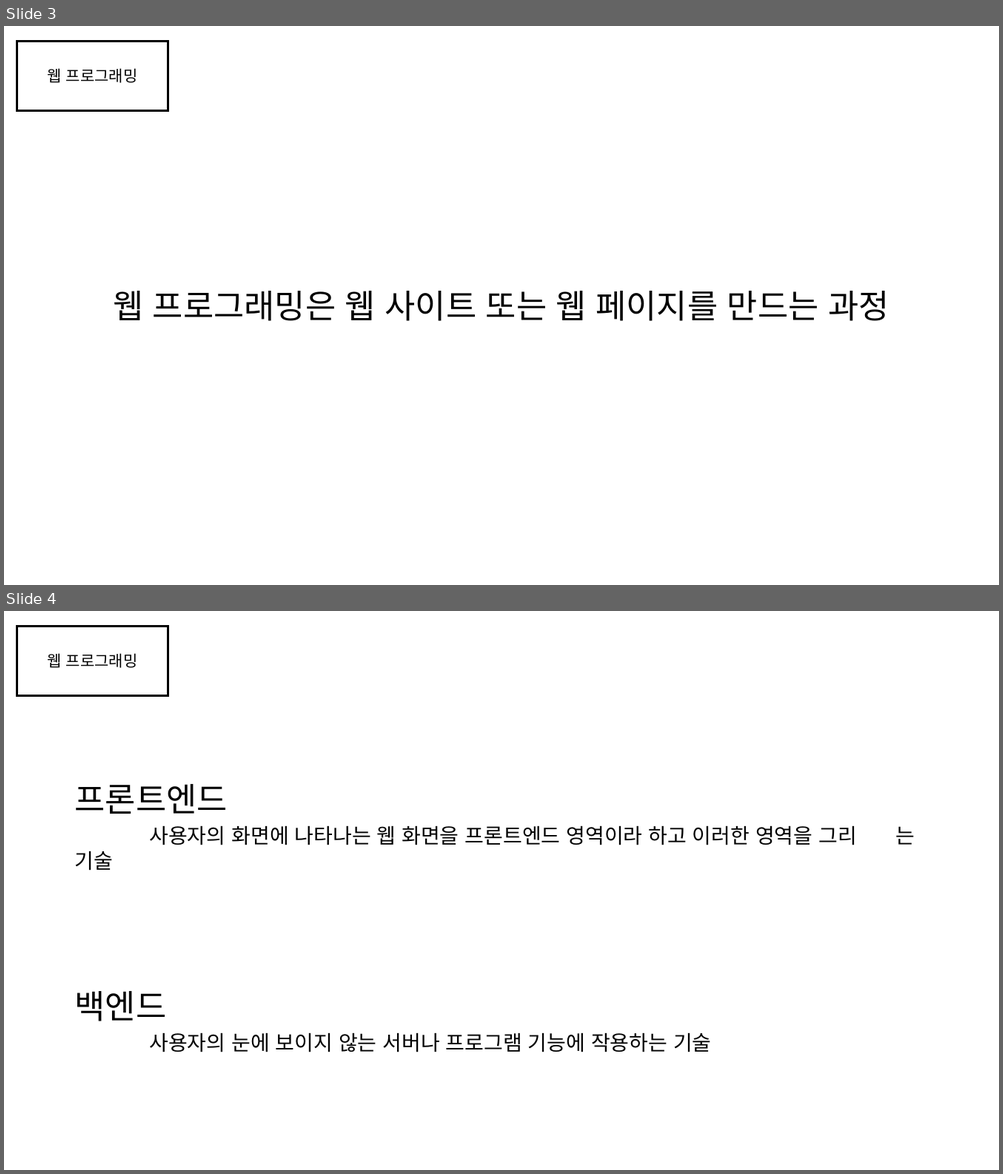
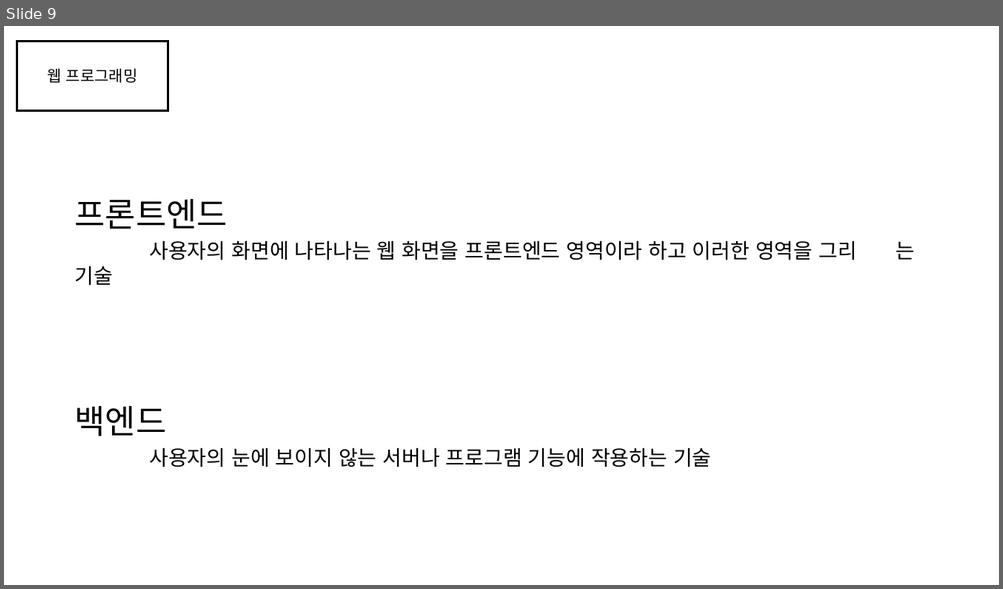
Before and after one commit to gunwoongPark/Seminar, a slide deck: 2021_01_12/세미나2.pptx. Shown one above the other, each under a label of ours: slides 3 and 4 before the commit, slide 9 after it. The pictures are 1003x1174 and 1003x589 pixels, drawn with LibreOffice and Linux fonts; fonts in the diff are those of the drawing. Boxes give left, top, right and bottom in pixels: in the first picture for what was removed or moved away, otherwise in the second. Text is boxed around its words. In the diff, an @@ line names an element or a change of style, - is before the commit and + after.

```diff
--- a/2021_01_12/세미나2.pptx
+++ b/2021_01_12/세미나2.pptx
@@ slide 3 removed at bbox=[4, 26, 999, 585], background #FFFFFF @@
@@ rectangle removed at bbox=[17, 41, 168, 110] @@
@@ text removed at bbox=[48, 68, 138, 83] @@
-웹 프로그래밍
@@ text removed at bbox=[113, 291, 888, 321] @@
-웹 프로그래밍은 웹 사이트 또는 웹 페이지를 만드는 과정
@@ what was slide 4 is now slide 9 @@
```
Also in this commit, not shown: 2 slides changed, 6 slides added.
